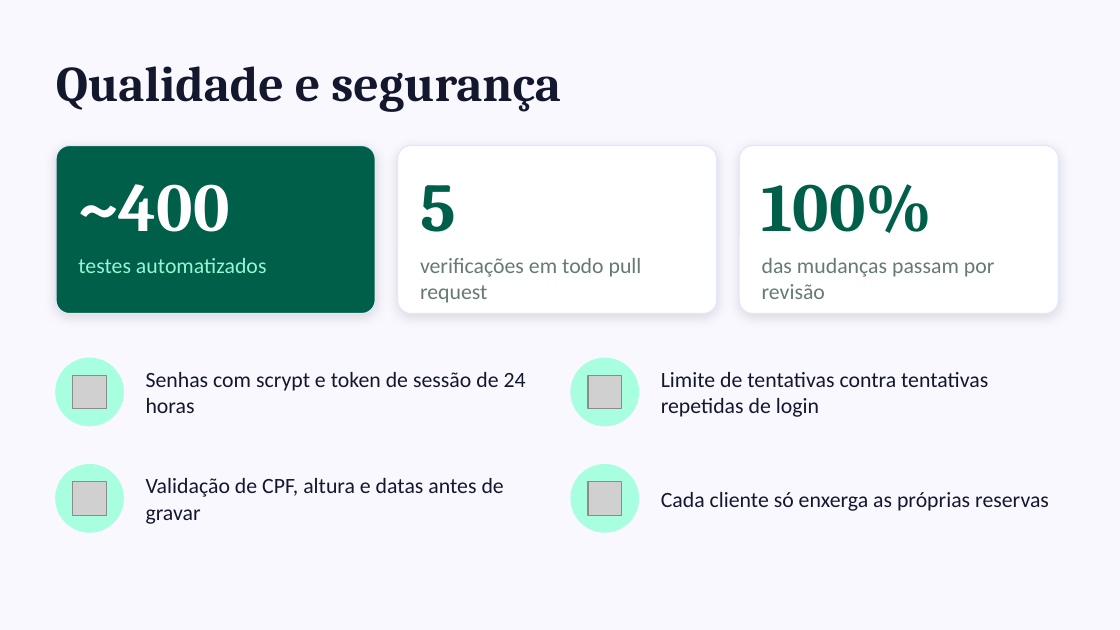
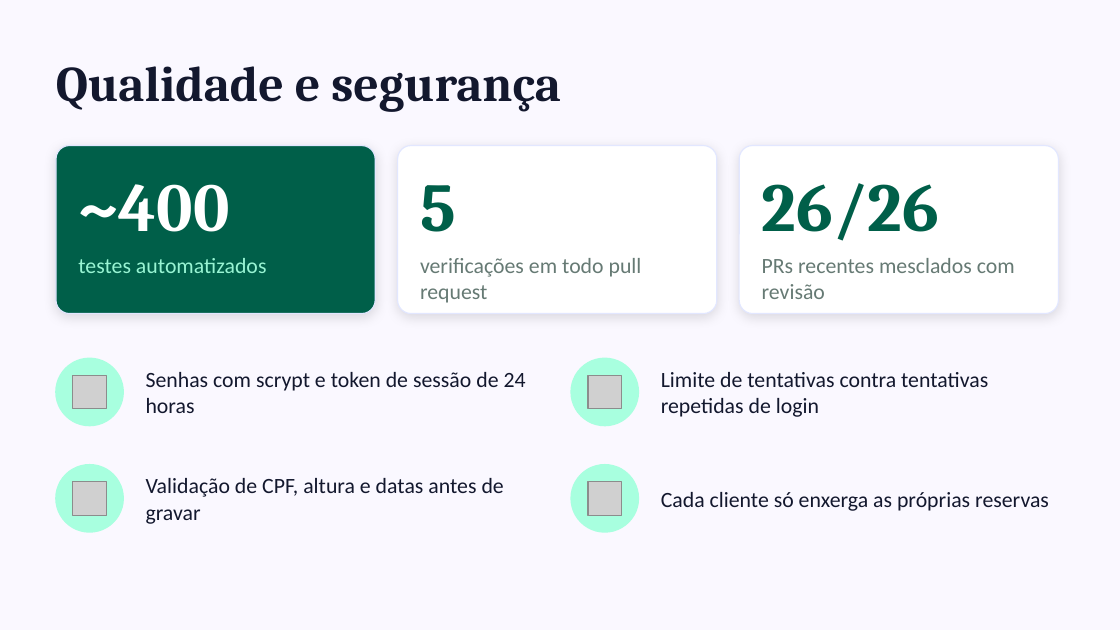
Before and after one commit to heliolevi/Projeto-POO, a slide deck: slide 6 of docs/apresentacao-bike-ilha-club.pptx. Drawn at 1120x630 pixels with LibreOffice and Linux fonts; fonts in the diff are those of the drawing; grey boxes stand for pictures. Boxes give left, top, right and bottom in pixels: in the first picture for what was removed or moved away, otherwise in the second. Text is boxed around its words. In the diff, an @@ line names an element or a change of style, - is before the commit and + after.

Commit message:
docs: corrige os slides 6 e 9 e inclui o Renan na equipe
- slide 6: 26 de 26 PRs mesclados desde o #17 com revisão, no lugar de 100%
- slide 9: passa a seguir o plano de docs/mudanca-de-escopo.md (fases de
  operação e avisos como próximas; assinaturas, retorno do cliente e mais de um
  ponto como depois)
- docs/andamento-do-projeto.md: Renan na tabela da equipe

```diff
--- a/docs/apresentacao-bike-ilha-club.pptx
+++ b/docs/apresentacao-bike-ilha-club.pptx
@@ text at [762, 183, 940, 241]: text changed @@
-100%
+26/26
@@ text at [762, 258, 1015, 299]: text changed @@
-das mudanças passam por revisão
+PRs recentes mesclados com revisão
```
Also in this commit, not shown: 1 other slide changed, 1 other file.
